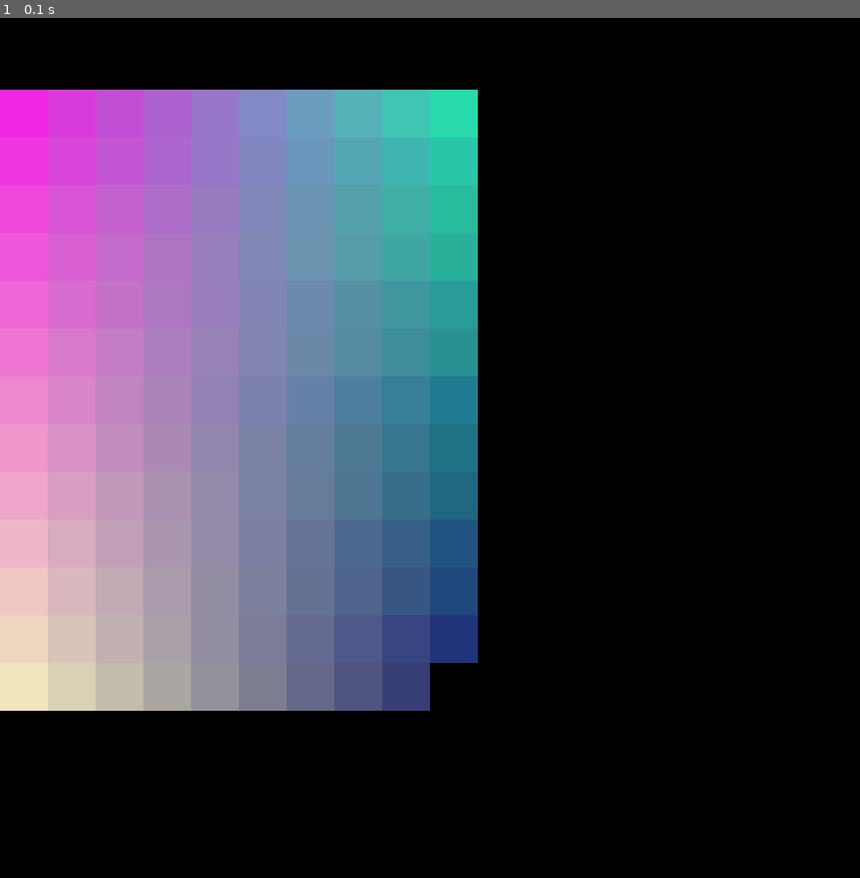
Above: before the commit, frame 1.
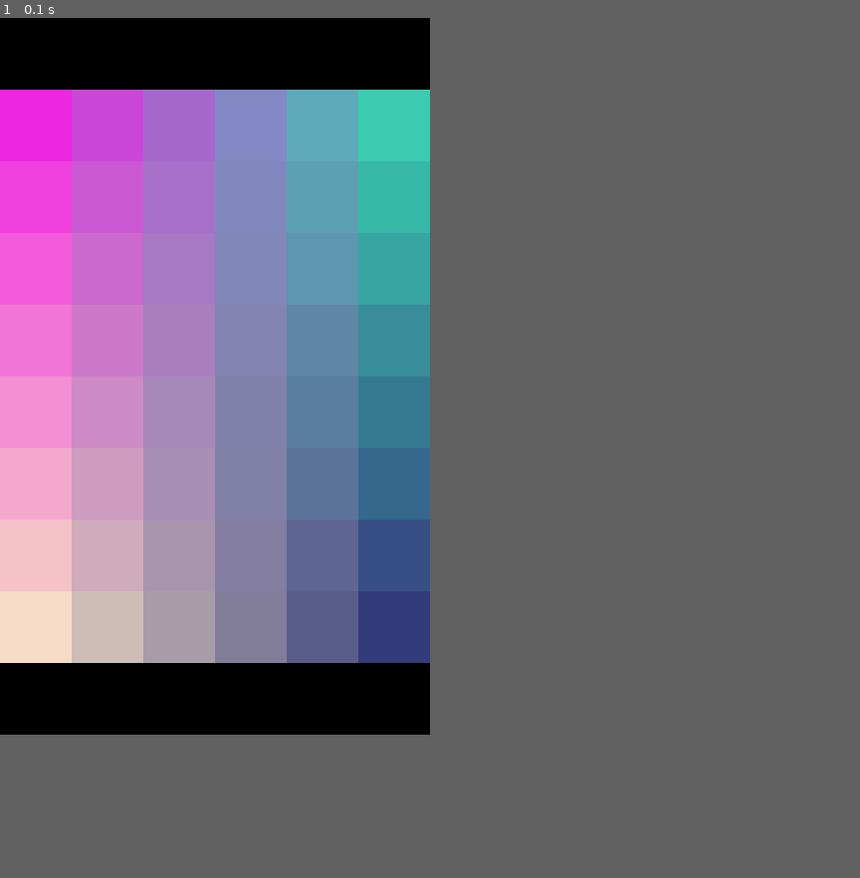
Above: after the commit, the same moment.

Repository: Angelina-ainel/PyGame-Project
Game: pygame game, started from field.py
Same seed, same stepped clock (60 frames per second), same inputs: the game is played once before the commit and once after it.
Inputs:
- Up to frame 1 (0.1 s): no input
In our replay, the window is 900x900 before the commit and 450x750 after it. These sizes can differ from the game's own. Grey fills any space a smaller window leaves; there, only what the larger window draws over its background counts as a difference.

The runs differ from the first frame. In frame 1, 9.4% of the frame differs, in the area x 0-56%, y 8-81%.

Commit message:
data changed

Diff:
--- a/field.py
+++ b/field.py
@@ -87,14 +87,14 @@
             if c < self.width: # or (c == 0 and r == 0)
                 Element(r, c, self.top, self.cell_size,
                         self.left_top + (coeff_h_left * r) + (coeff_w * c), self.all_elems)
-                print(c, r)
+                # print(c, r)
                 c += 1
             else:
                 c = 0
                 r += 1
                 Element(r, c, self.top, self.cell_size, self.left_top + (coeff_h_left * r), self.all_elems)
                 drawn_1 = True
-                print('element was drown on the left')
+                # print('element was drown on the left')
 
     def get_click(self, mouse_pos):
         cell = self.get_cell(mouse_pos)
@@ -113,13 +113,13 @@
 
 if __name__ == '__main__':
     pg.init()
-    screen = pg.display.set_mode((900, 900))
+    screen = pg.display.set_mode((450, 750))
     lt = np.array((239, 38, 226))
     rt = np.array((24, 240, 168))
     lb = np.array((247, 246, 198))
     rb = np.array((16, 6, 107))
-    level = Field(10, 13, lt, rt, lb, rb)
-    level.set_view(0, 75, 50)
+    level = Field(6, 8, lt, rt, lb, rb)
+    level.set_view(0, 75, 75)
     running = True
     level.render()
     while running:
